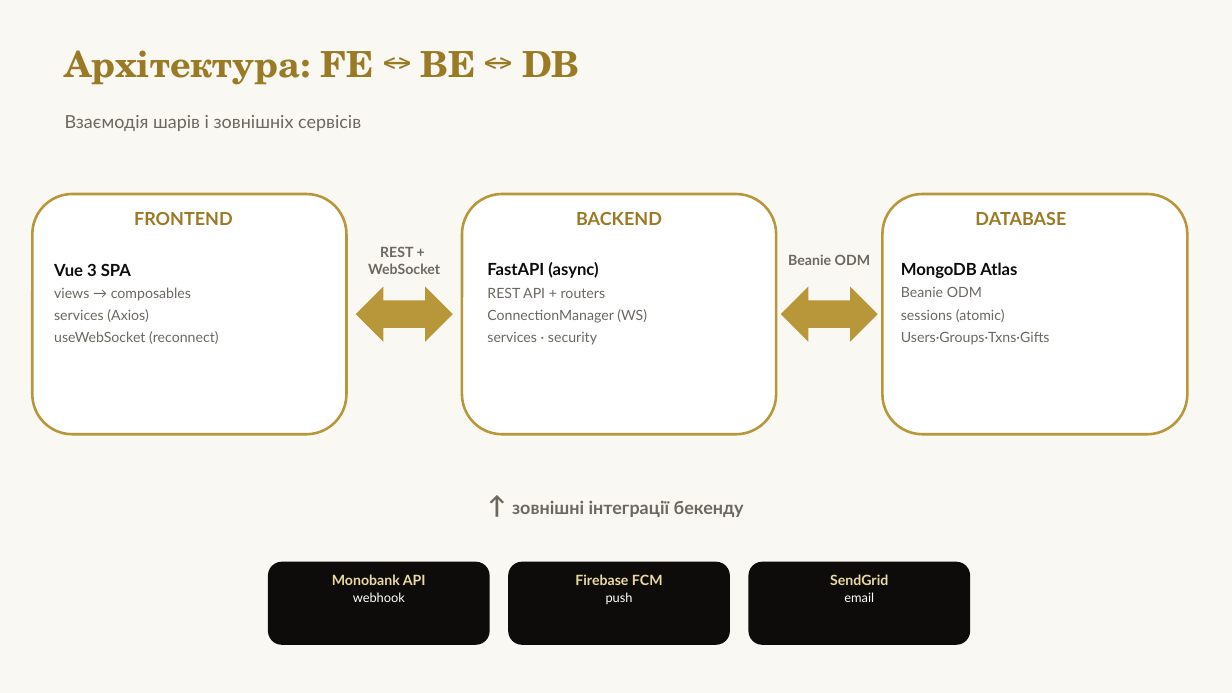
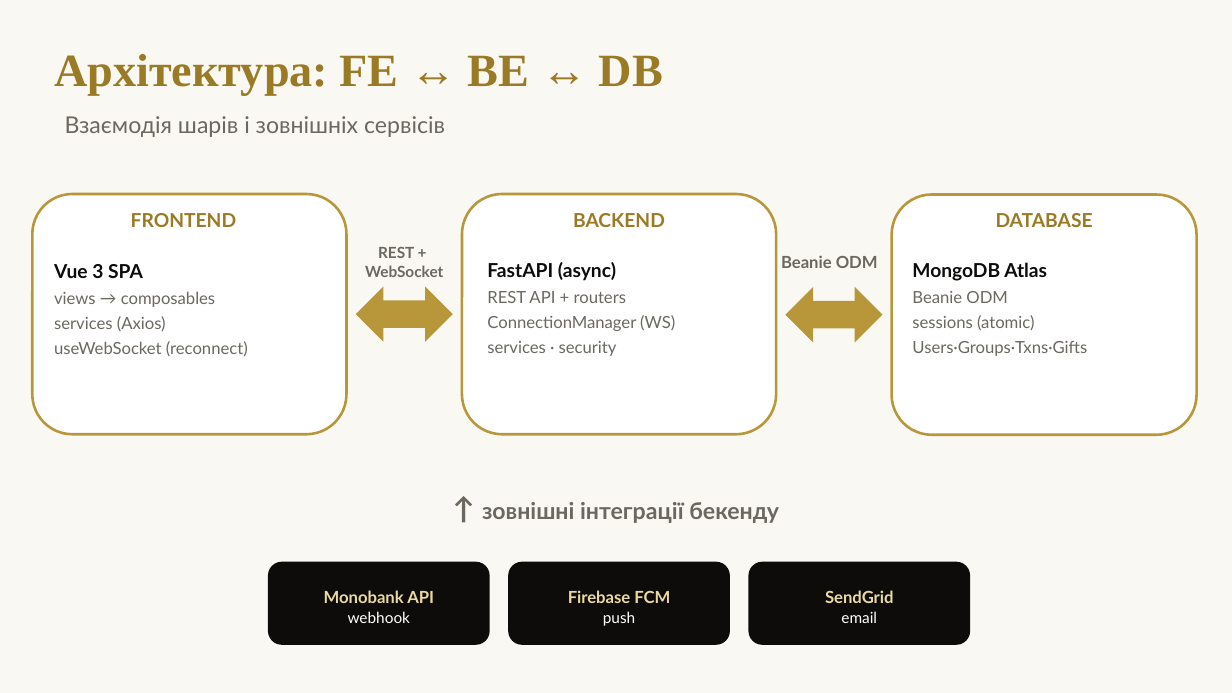
Before and after one commit to Uni-Project-143/Family-Wallet, a slide deck: slide 6 of docs/marketing/07_Project_Pitch_Deck.pptx (slide 4 before the commit). Drawn at 1232x693 pixels with LibreOffice and Linux fonts; fonts in the diff are those of the drawing. Boxes give left, top, right and bottom in pixels: in the first picture for what was removed or moved away, otherwise in the second. Text is boxed around its words. In the diff, an @@ line names an element or a change of style, - is before the commit and + after.

```diff
--- a/docs/marketing/07_Project_Pitch_Deck.pptx
+++ b/docs/marketing/07_Project_Pitch_Deck.pptx
@@ text "Архітектура: FE ↔ BE ↔ ..." moved from (x1=65, y1=50, x2=580, y2=85) to (x1=54, y1=54, x2=663, y2=95) @@
@@ text "Архітектура: FE ↔ BE ↔ ..." at (x1=54, y1=54, x2=663, y2=95): size 28 to 36 pt, font TeX Gyre Schola to Times New Roman @@
@@ text "Взаємодія шарів і зовнішніх сервісів" at (x1=65, y1=116, x2=445, y2=137): size 14 to 18 pt @@
@@ size 14 to 15 pt in 3 elements at (x1=131, y1=213, x2=236, y2=227), (x1=573, y1=213, x2=665, y2=227), (x1=996, y1=213, x2=1093, y2=227) @@
@@ text "DATABASE" moved from (x1=975, y1=212, x2=1066, y2=225) to (x1=996, y1=213, x2=1093, y2=227) @@
@@ rounded rectangle moved from (x1=883, y1=194, x2=1188, y2=434) to (x1=892, y1=195, x2=1197, y2=435) @@
@@ text "REST +" at (x1=365, y1=247, x2=443, y2=277): size 11 to 12 pt @@
@@ text "Vue 3 SPA" at (x1=54, y1=264, x2=248, y2=356): size 13 to 15 pt in "Vue 3 SPA"; size 11 to 13 pt in "views → composables", "services (Axios)", "useWebSocket (reconnect)" @@
@@ text "FastAPI (async)" at (x1=487, y1=262, x2=675, y2=356): size 13 to 15 pt in "FastAPI (async)"; size 11 to 13 pt in "REST API + routers", "ConnectionManager (WS)", "services · security" @@
@@ text "Beanie ODM" at (x1=781, y1=255, x2=878, y2=268): size 11 to 13 pt @@
@@ text "MongoDB Atlas" moved from (x1=901, y1=262, x2=1050, y2=345) to (x1=912, y1=262, x2=1087, y2=356) @@
@@ text "MongoDB Atlas" at (x1=912, y1=262, x2=1087, y2=356): size 13 to 15 pt in "MongoDB Atlas"; size 11 to 13 pt in "Beanie ODM", "sessions (atomic)", "Users·Groups·Txns·Gifts" @@
@@ left right arrow moved from (x1=781, y1=287, x2=878, y2=342) to (x1=786, y1=287, x2=883, y2=343) @@
@@ text "↑ зовнішні інтеграції бекенду" at (x1=482, y1=502, x2=779, y2=523): size 19 to 23 pt in "↑"; size 14 to 18 pt @@
@@ text "Monobank API" moved from (x1=332, y1=574, x2=426, y2=602) to (x1=324, y1=590, x2=434, y2=623) @@
@@ text "Monobank API" at (x1=324, y1=590, x2=434, y2=623): size 11 to 13 pt in "Monobank API"; size 10 to 12 pt in "webhook" @@
@@ text "Firebase FCM" moved from (x1=575, y1=574, x2=663, y2=604) to (x1=568, y1=590, x2=670, y2=626) @@
@@ text "Firebase FCM" at (x1=568, y1=590, x2=670, y2=626): size 11 to 13 pt in "Firebase FCM"; size 10 to 12 pt in "push" @@
@@ text "SendGrid" moved from (x1=830, y1=574, x2=888, y2=602) to (x1=825, y1=590, x2=894, y2=623) @@
@@ text "SendGrid" at (x1=825, y1=590, x2=894, y2=623): size 11 to 13 pt in "SendGrid"; size 10 to 12 pt in "email" @@
```
Also in this commit, not shown: 6 other slides changed, 4 slides added, 1 slide removed, 1 other file.
